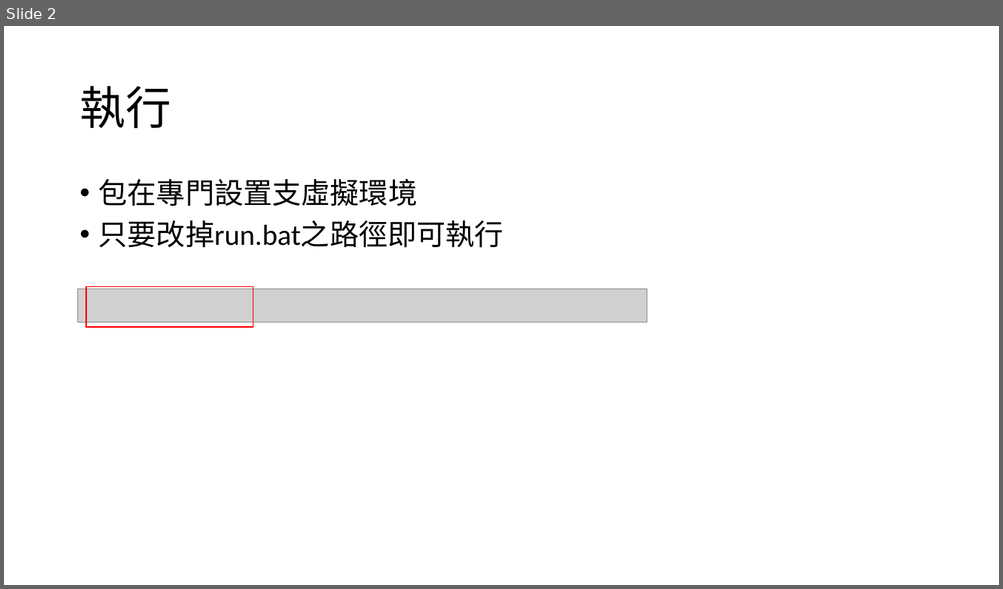
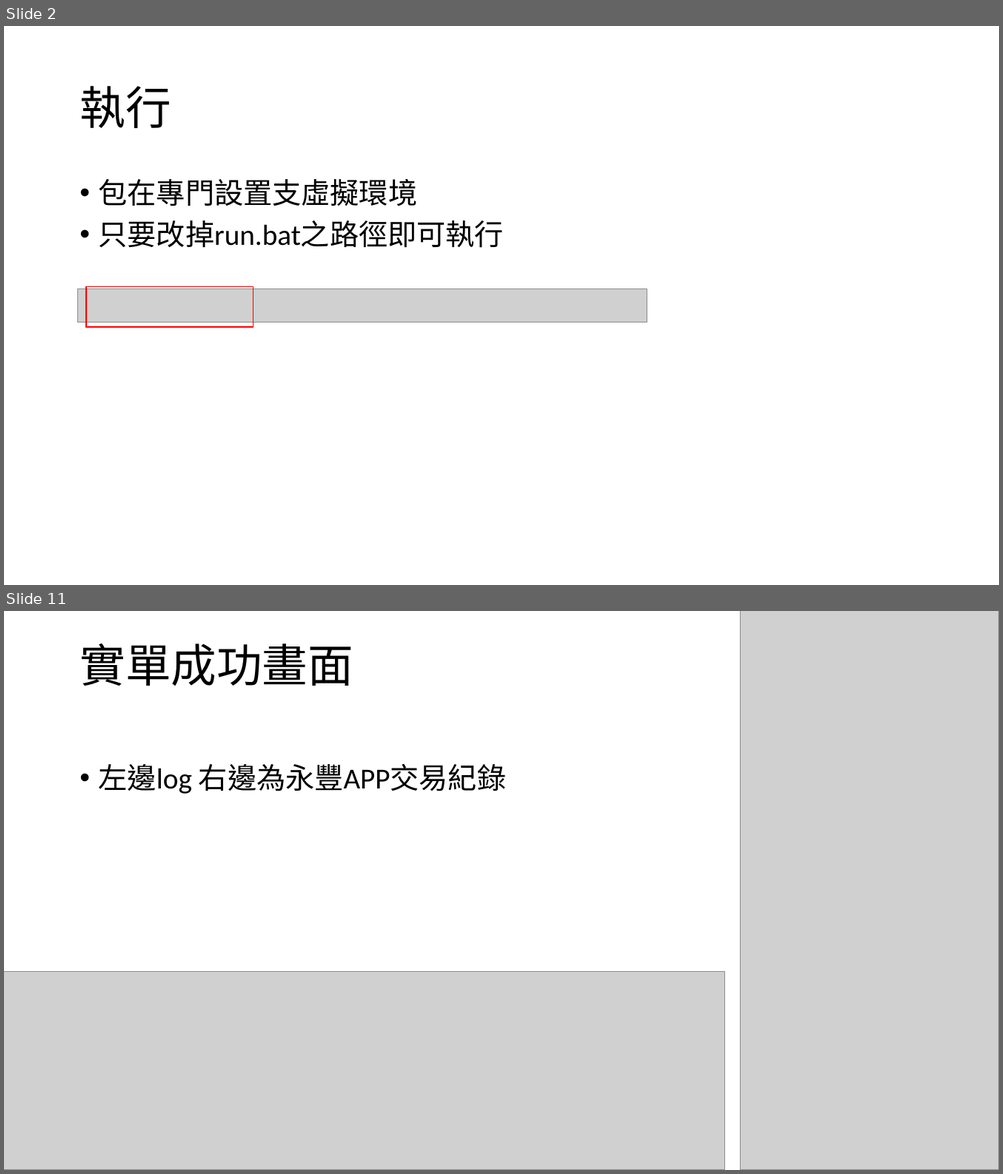
Before and after one commit to youthink0/shioaji-options, a slide deck: 選擇權自動化.pptx. Shown one above the other, each under a label of ours: slide 2 before the commit, slides 2 and 11 after it; the slides between them are not shown. The pictures are 1003x589 and 1003x1174 pixels, drawn with LibreOffice and Linux fonts; fonts in the diff are those of the drawing; grey boxes stand for pictures. Boxes give left, top, right and bottom in pixels: in the first picture for what was removed or moved away, otherwise in the second. Text is boxed around its words. In the diff, an @@ line names an element or a change of style, - is before the commit and + after.

```diff
--- a/選擇權自動化.pptx
+++ b/選擇權自動化.pptx
@@ slide 11 added at bbox=[4, 611, 999, 1170], background #FFFFFF @@
@@ picture added at bbox=[740, 611, 999, 1170] @@
@@ title added at bbox=[79, 644, 353, 686], 44 pt, text #000000 @@
+實單成功畫面
@@ text added at bbox=[99, 764, 506, 794], 28 pt, text #000000 @@
+• 左邊log 右邊為永豐APP交易紀錄
@@ picture added at bbox=[4, 972, 725, 1170] @@
```
Also in this commit, not shown: 2 slides changed, 8 other slides added, 9 other files.
